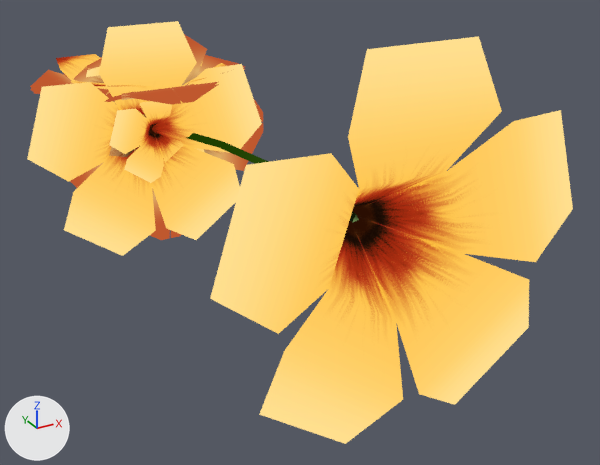
An edit to the glTF model frontend/public/models/stylized_flowers_stage3.glb, drawn before and after from the same camera.
One viewpoint serves both versions: a 50 mm lens placed at (-2.56, -7.87, 2.37), pointed at (0.74, -1.86, -0.64). The axes (+X, +Y, +Z) are drawn at lower left. The lights are the same throughout.

In view in the first picture: 'Stage1', 'Stage2', 'Stage3', 'Stage4', 'Stage5'.
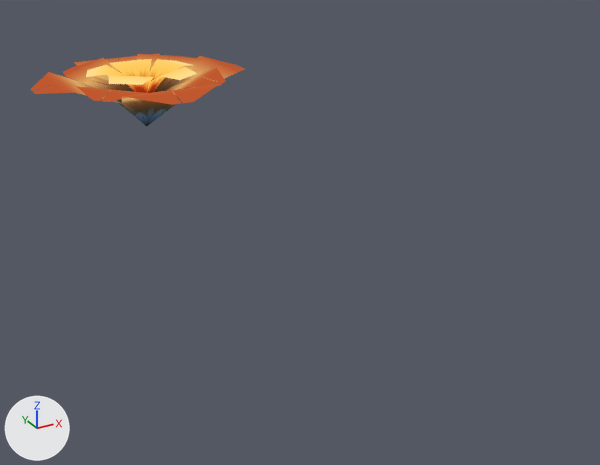
Changed parts and their boxes (x1, y1, x2, y2) in the pictures (600 x 465 px):
```json
{"object": "Stage5", "change": "deleted", "before": [186, 37, 573, 444]}
{"object": "Stage4", "change": "deleted", "before": [27, 21, 263, 256]}
{"object": "Stage2", "change": "deleted", "before": [30, 55, 245, 102]}
{"object": "Stage1", "change": "deleted", "before": [56, 54, 228, 103]}
{"object": "Stage3", "change": "unchanged, uncovered by the edit", "before": [31, 58, 245, 105], "after": [31, 54, 245, 126]}
```

The change, as JSON lines over the scene's bpy script:
```json
{"op": "remove", "block": "ob_stage1", "code": ["ob_stage1 = bpy.data.objects.new('Stage1', me_evil_flower_flowers_0)", "ob_stage1.location = (0.0, 0.0, 0.0)"]}
{"op": "remove", "block": "ob_stage2", "code": ["ob_stage2 = bpy.data.objects.new('Stage2', me_orange_flower_flowers_0)", "ob_stage2.location = (0.0, 0.0, 0.0)"]}
{"op": "remove", "block": "ob_stage4", "code": ["ob_stage4 = bpy.data.objects.new('Stage4', me_flower_layer_2_flowers_0)", "ob_stage4.location = (0.0, 0.0, 0.0)"]}
{"op": "remove", "block": "ob_stage5", "code": ["ob_stage5 = bpy.data.objects.new('Stage5', me_yellow_flower_stem_flowers_0)", "ob_stage5.location = (0.0, 0.0, 0.0)"]}
```
